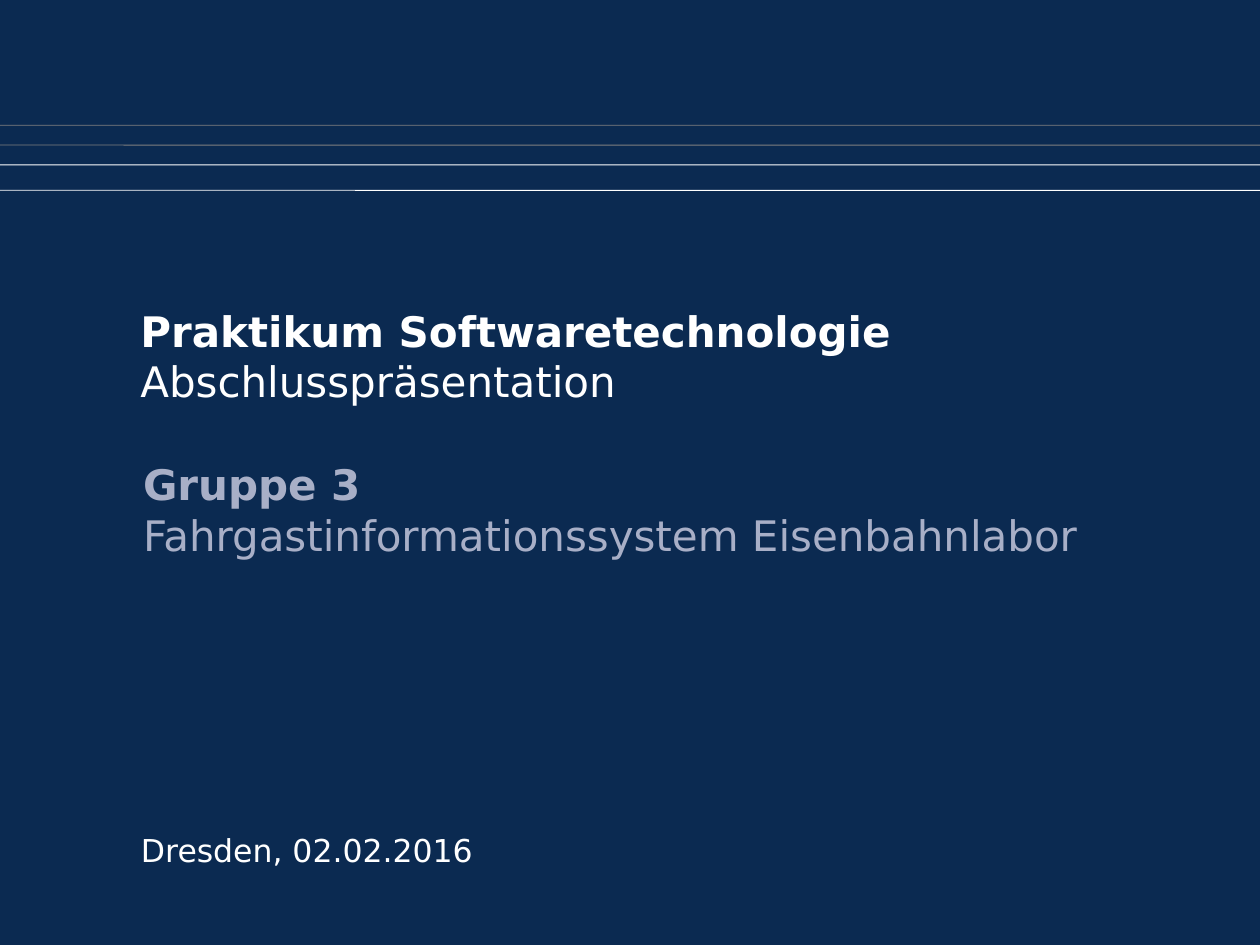
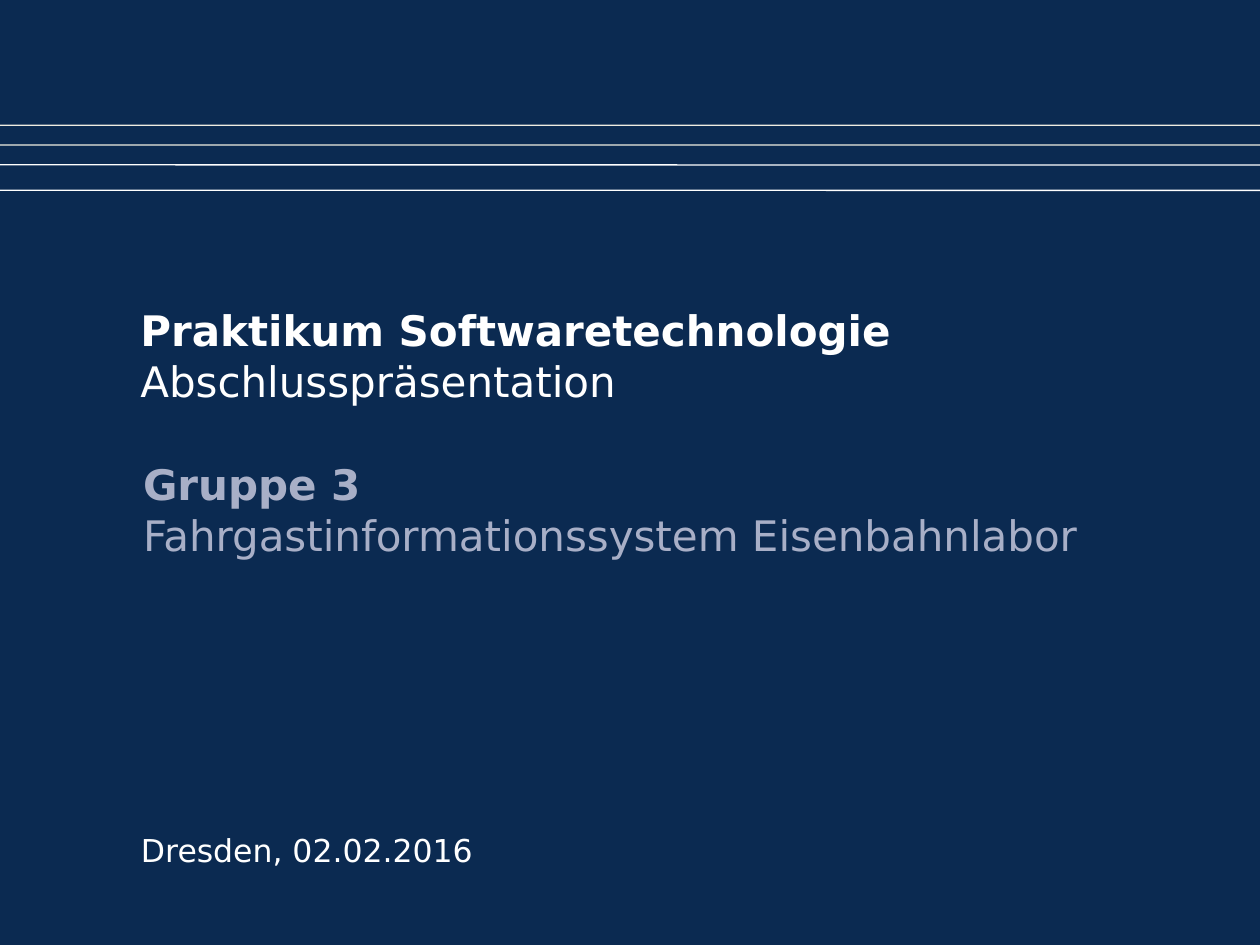
Before and after one commit to Juu98/fahrgastinformationssystem, a slide deck: slide 1 of organisation/Endpräsentation/abschlusspraesentation_aufgabenstlg._ooa_kaputt.pptx. Drawn at 1260x945 pixels with LibreOffice and Linux fonts; fonts in the diff are those of the drawing; background and template pictures are left out. Boxes give left, top, right and bottom in pixels: in the first picture for what was removed or moved away, otherwise in the second. Text is boxed around its words. In the diff, an @@ line names an element or a change of style, - is before the commit and + after.

```diff
--- a/organisation/Endpräsentation/abschlusspraesentation_aufgabenstlg._ooa_kaputt.pptx
+++ b/organisation/Endpräsentation/abschlusspraesentation_aufgabenstlg._ooa_kaputt.pptx
@@ line (0, 125) - (1260, 125): stroke #808080 0.51 pt to #EEECE1 0.74 pt @@
@@ line (0, 145) - (1260, 145): stroke #808080 0.51 pt to #EEECE1 0.74 pt @@
@@ line (0, 165) - (1260, 165): stroke #FFFFFF 0.51 pt to #FFFFFF 0.74 pt @@
@@ line (0, 190) - (1260, 190): stroke #FFFFFF 0.51 pt to #FFFFFF 0.74 pt @@
```
Also in this commit, not shown: 13 other slides changed, 10 slides added.
